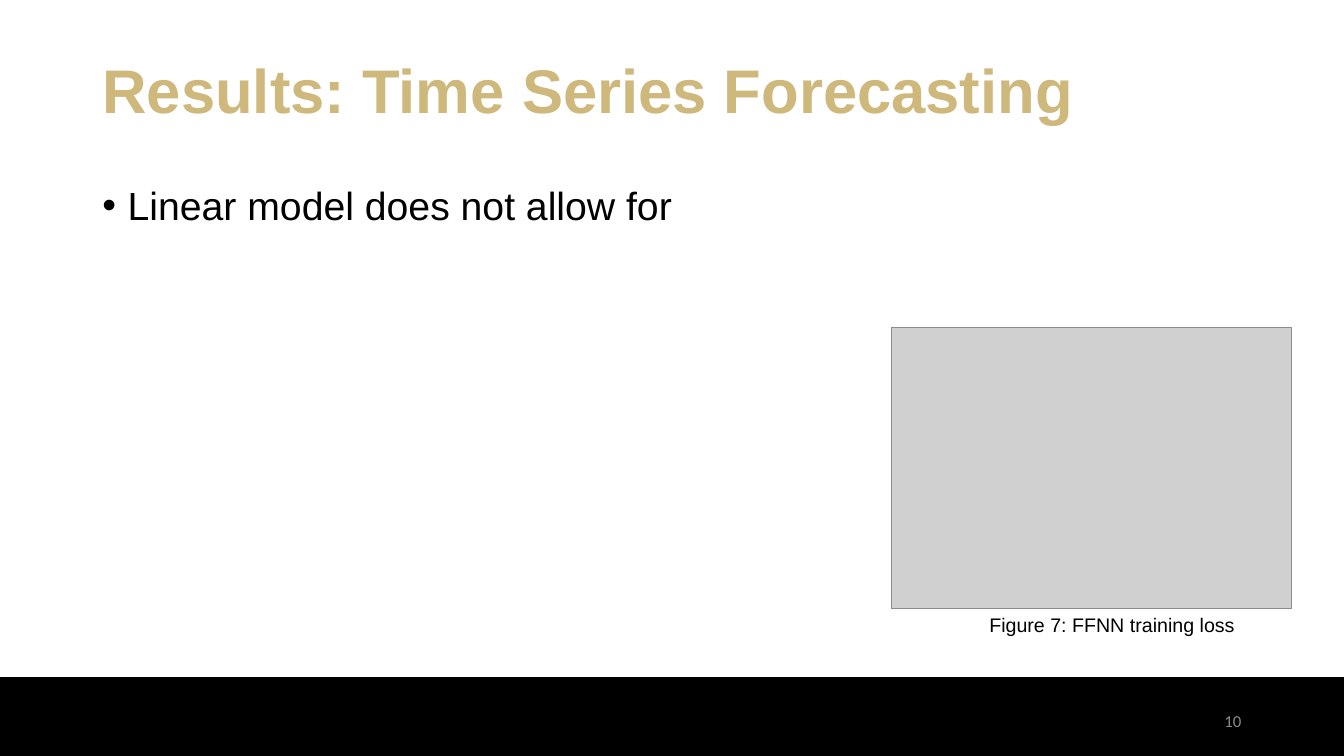
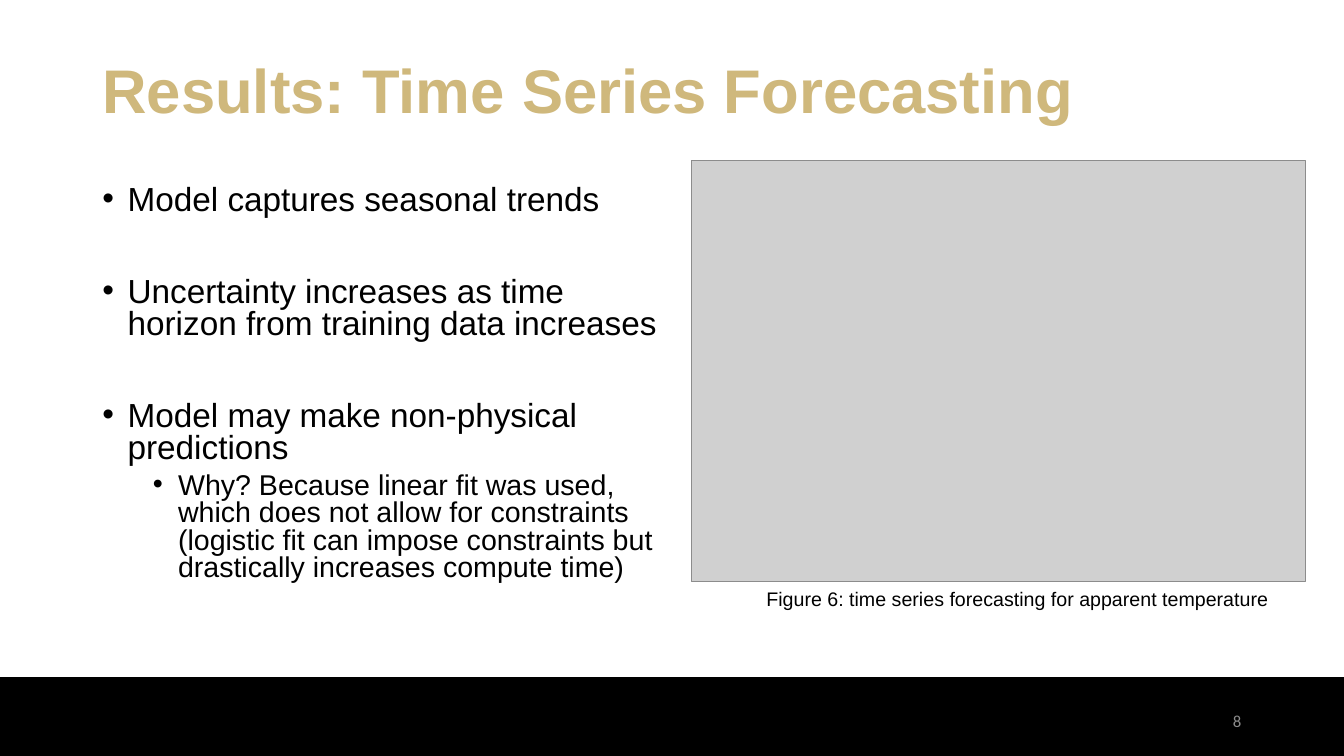
Before and after one commit to eli-kravitz/snowfall_prediction_vt, a slide deck: slide 8 of EliKravitz_ProjectPresentation.pptx (slide 10 before the commit). Drawn at 1344x756 pixels with LibreOffice and Linux fonts; fonts in the diff are those of the drawing; grey boxes stand for pictures; background and template pictures are left out. Boxes give left, top, right and bottom in pixels: in the first picture for what was removed or moved away, otherwise in the second. Text is boxed around its words. In the diff, an @@ line names an element or a change of style, - is before the commit and + after.

```diff
--- a/EliKravitz_ProjectPresentation.pptx
+++ b/EliKravitz_ProjectPresentation.pptx
@@ picture added at (692,160,1306,582) @@
@@ text at (128,187,656,583): text changed; size 28 to 20.4 pt @@
-• Linear model does not allow for
+• Model captures seasonal trends
+• Uncertainty increases as time horizon from training data increases
+• Model may make non-physical predictions
+  • Why? Because linear fit was used, which does not allow for constraints (logistic fit can impose constraints but drastically increases compute time)
@@ picture removed at (892,328,1292,609) @@
@@ text at (766,591,1268,610): text changed @@
-Figure 7: FFNN training loss
+Figure 6: time series forecasting for apparent temperature
@@ page number at (1233,715,1241,727): text changed @@
-10
+8
```
Also in this commit, not shown: 6 other slides changed, 3 slides added, 2 other files.
